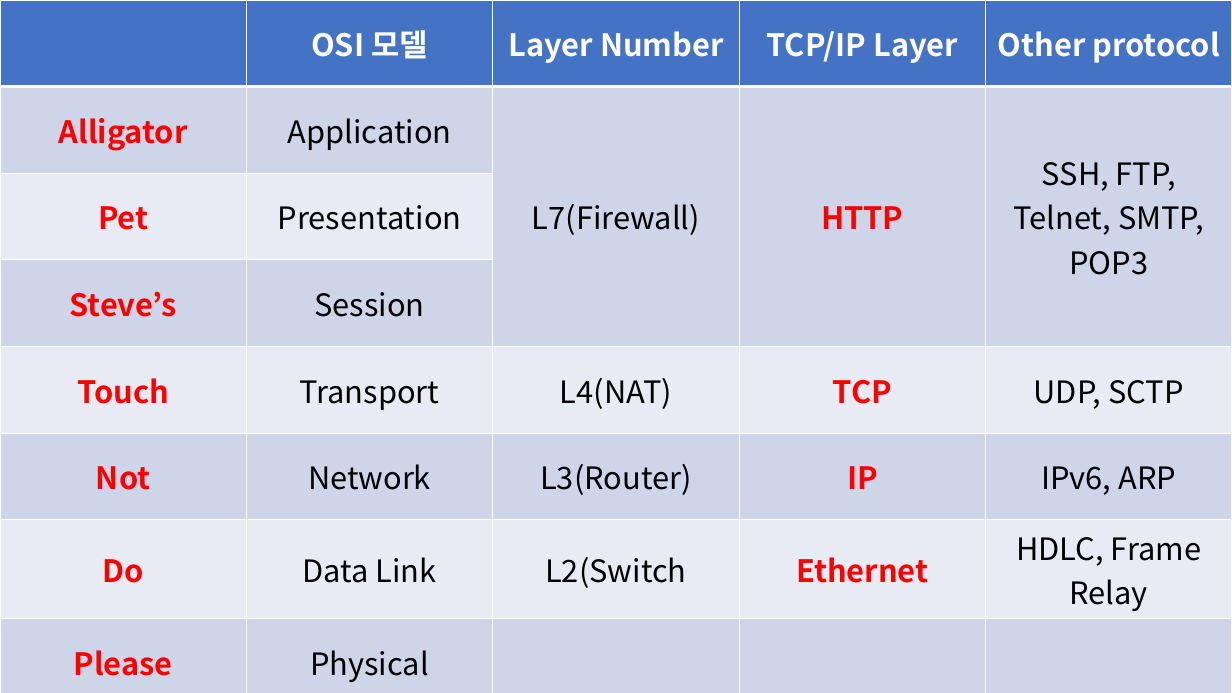
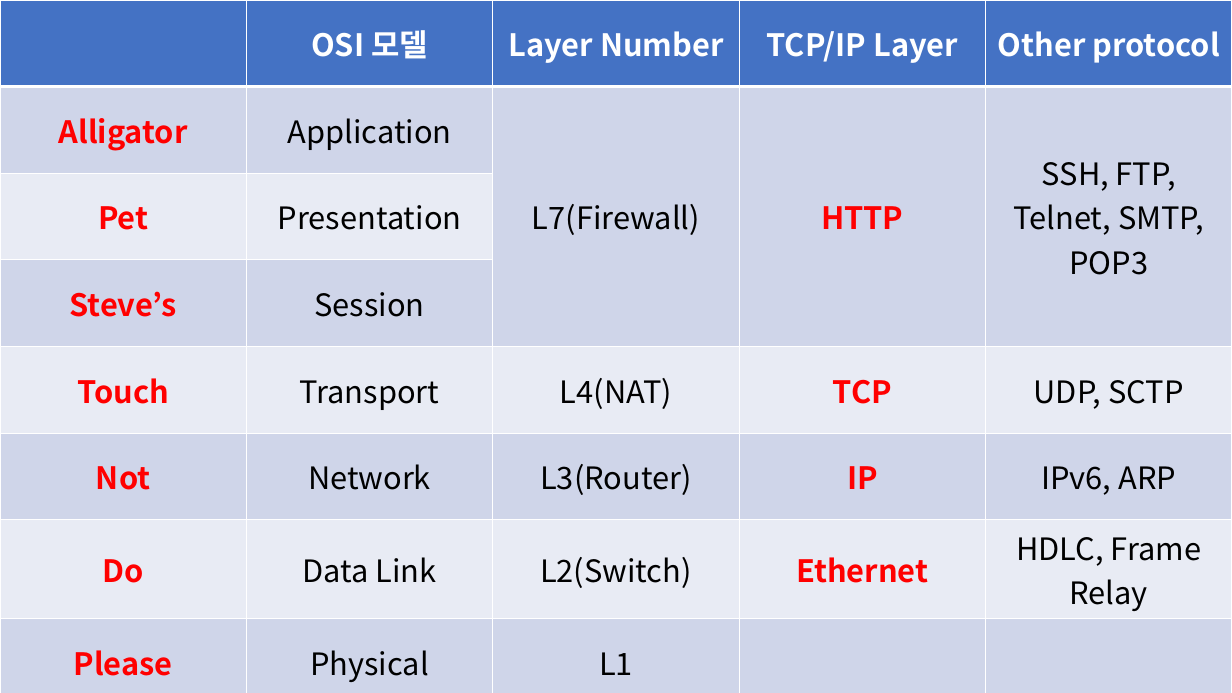
Before and after one commit to GoldBigDragon/osi-and-tcp, a slide deck: slide 1 of osi-and-tcp.pptx. Drawn at 1232x693 pixels with LibreOffice and Linux fonts; fonts in the diff are those of the drawing. Boxes give left, top, right and bottom in pixels: in the first picture for what was removed or moved away, otherwise in the second. Text is boxed around its words. In the diff, an @@ line names an element or a change of style, - is before the commit and + after.

```diff
--- a/osi-and-tcp.pptx
+++ b/osi-and-tcp.pptx
@@ table at [0, 0, 1232, 693] @@
-row 7, column 3: L2(Switch
+row 7, column 3: L2(Switch)
-row 8, column 3: 
+row 8, column 3: L1
```
Also in this commit, not shown: 1 other file.
